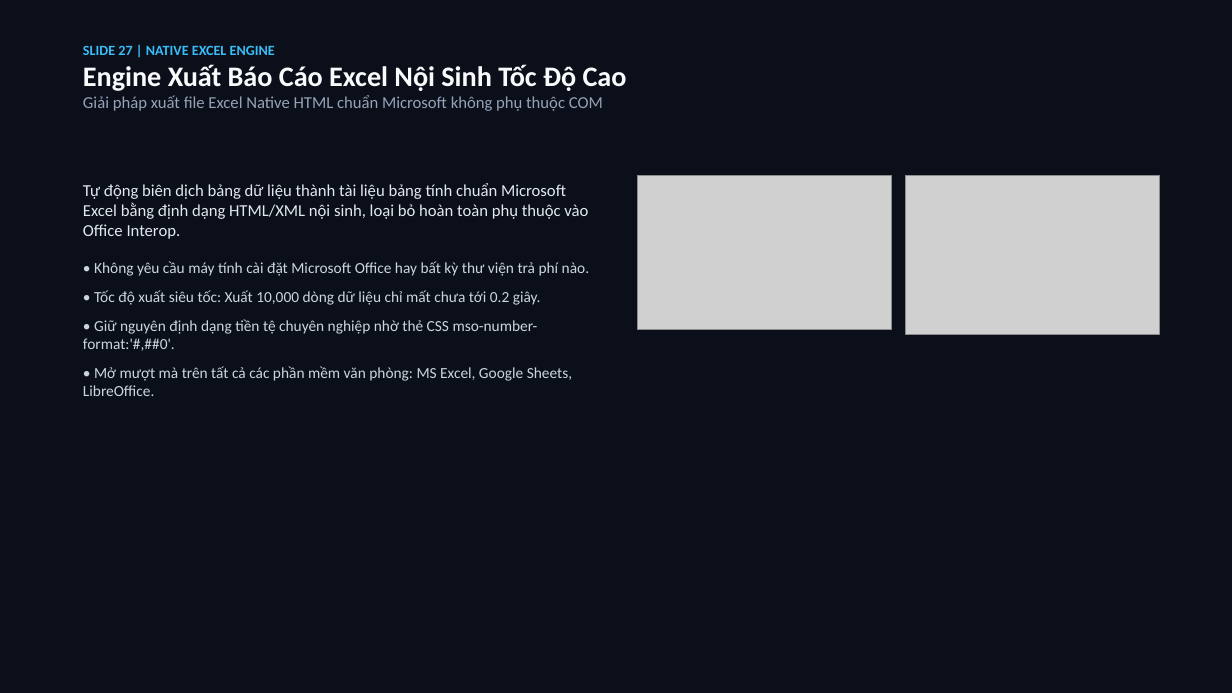
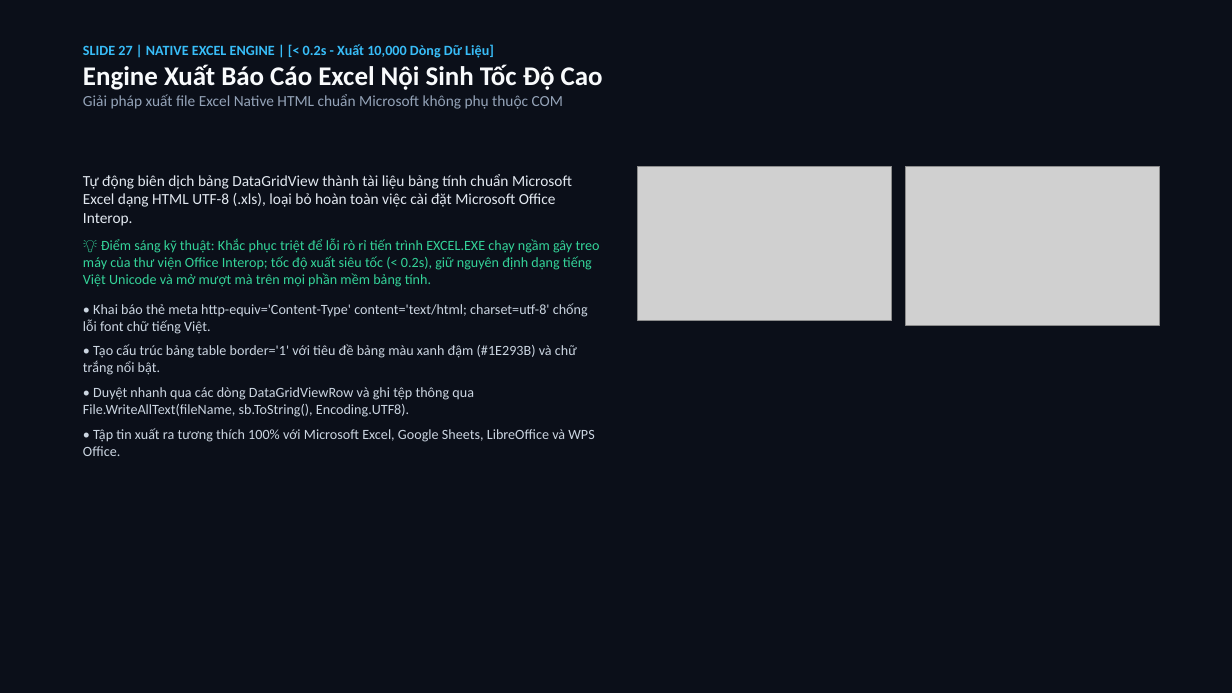
Before and after one commit to hoanganh15092006/BTLLAPTRINHTRUCQUAN, a slide deck: slide 27 of Presentation/QLBanMayViTinh_32_Slides.pptx. Drawn at 1232x693 pixels with LibreOffice and Linux fonts; fonts in the diff are those of the drawing; grey boxes stand for pictures. Boxes give left, top, right and bottom in pixels: in the first picture for what was removed or moved away, otherwise in the second. Text is boxed around its words. In the diff, an @@ line names an element or a change of style, - is before the commit and + after.

```diff
--- a/Presentation/QLBanMayViTinh_32_Slides.pptx
+++ b/Presentation/QLBanMayViTinh_32_Slides.pptx
@@ text at [83, 44, 494, 58]: text changed @@
-SLIDE 27 | NATIVE EXCEL ENGINE
+SLIDE 27 | NATIVE EXCEL ENGINE | [< 0.2s - Xuất 10,000 Dòng Dữ Liệu]
@@ text at [83, 64, 603, 109]: size 22 to 21 pt in "Engine Xuất Báo Cáo Excel Nội Sinh ..."; size 13 to 12 pt in "Giải pháp xuất file Excel Native HTML ..." @@
@@ text at [83, 174, 600, 456]: text changed; size 12 to 11 pt @@
-Tự động biên dịch bảng dữ liệu thành tài liệu bảng tính chuẩn Microsoft Excel bằng định dạng HTML/XML nội sinh, loại bỏ hoàn toàn phụ thuộc vào Office Interop.
-• Không yêu cầu máy tính cài đặt Microsoft Office hay bất kỳ thư viện trả phí nào.
-• Tốc độ xuất siêu tốc: Xuất 10,000 dòng dữ liệu chỉ mất chưa tới 0.2 giây.
-• Giữ nguyên định dạng tiền tệ chuyên nghiệp nhờ thẻ CSS mso-number-format:'#,##0'.
-• Mở mượt mà trên tất cả các phần mềm văn phòng: MS Excel, Google Sheets, LibreOffice.
+Tự động biên dịch bảng DataGridView thành tài liệu bảng tính chuẩn Microsoft Excel dạng HTML UTF-8 (.xls), loại bỏ hoàn toàn việc cài đặt Microsoft Office Interop.
+💡 Điểm sáng kỹ thuật: Khắc phục triệt để lỗi rò rỉ tiến trình EXCEL.EXE chạy ngầm gây treo máy của thư viện Office Interop; tốc độ xuất siêu tốc (< 0.2s), giữ nguyên định dạng tiếng Việt Unicode và mở mượt mà trên mọi phần mềm bảng tính.
+• Khai báo thẻ meta http-equiv='Content-Type' content='text/html; charset=utf-8' chống lỗi font chữ tiếng Việt.
+• Tạo cấu trúc bảng table border='1' với tiêu đề bảng màu xanh đậm (#1E293B) và chữ trắng nổi bật.
+• Duyệt nhanh qua các dòng DataGridViewRow và ghi tệp thông qua File.WriteAllText(fileName, sb.ToString(), Encoding.UTF8).
+• Tập tin xuất ra tương thích 100% với Microsoft Excel, Google Sheets, LibreOffice và WPS Office.
@@ picture: place and size @@
-picture at [638, 176, 892, 330]
+picture at [638, 166, 892, 321]
@@ picture: place and size @@
-picture at [906, 176, 1160, 335]
+picture at [906, 166, 1160, 325]
```
Also in this commit, not shown: 28 other slides changed, 3 slides added, 3 slides removed, 26 other files.
